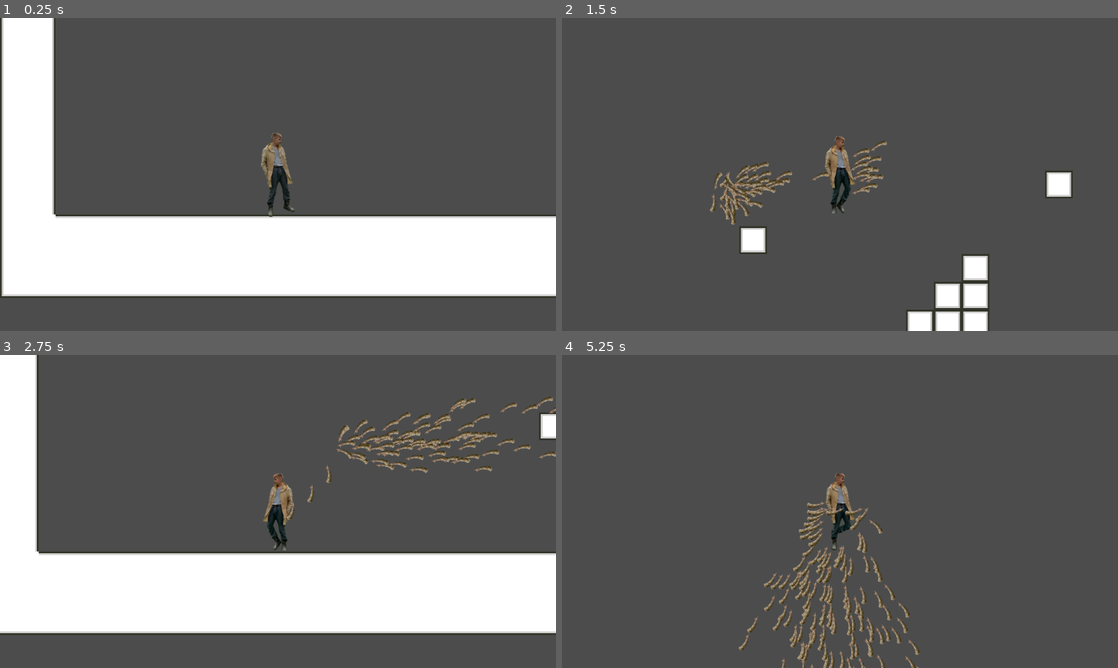
Above: before the commit, frames 1-4 (two rows, left to right).
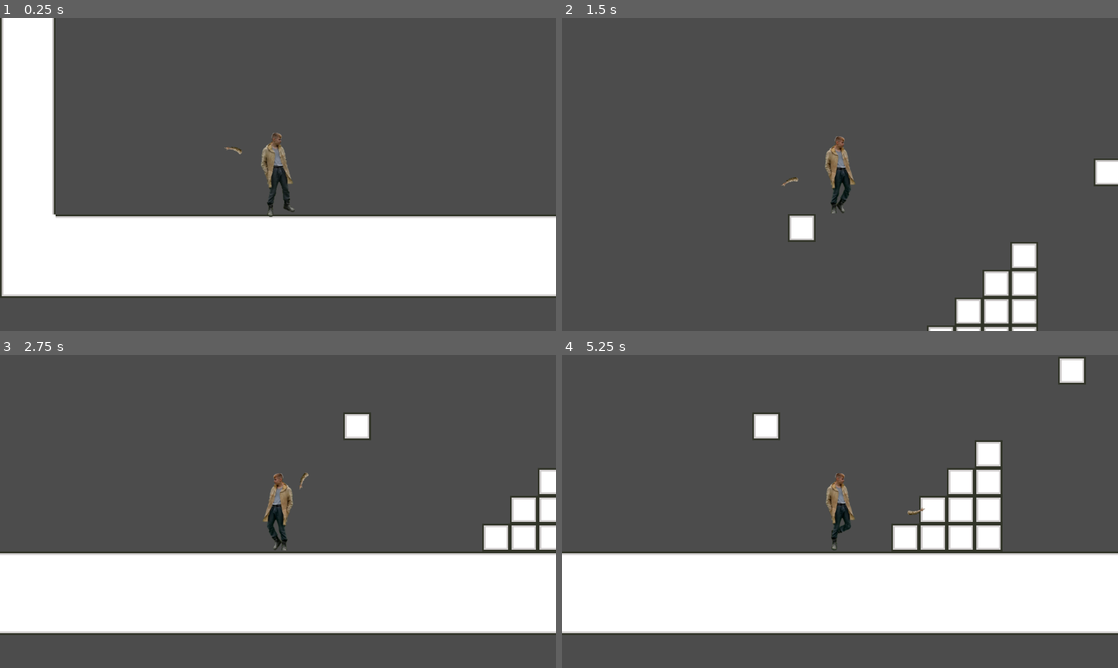
Above: after the commit, the same moments.

Repository: DrOnGeE/Artems-Geyms
Game: Godot game, scene res://SCN/BASICS_DEMO_LEVEL.tscn
The game is run twice, just before and just after one commit, with the same random seed, the same clock (stepped at 60 frames per second) and the same inputs.
Inputs (mouse positions are in pixels of both pictures, inside the frame that each line leads up to):
- Up to frame 1 (0.25 s): no input
- Up to frame 2 (1.5 s): tap Enter at 0.5 s; move the mouse to (962, 158) at 0.52 s; press the mouse at (962, 158) at 0.53 s; hold D (player_right) from 0.53 s (still down); tap Space (player_jump) at 0.77 s; move the mouse to (728, 190) at 1.27 s; release the mouse at (728, 190) at 1.28 s; click (728, 190) at 1.35 s
- Up to frame 3 (2.75 s): tap Space (player_jump) at 1.52 s; move the mouse to (333, 442) at 2.02 s; release D (player_right) at 2.03 s; press the mouse at (333, 442) at 2.03 s; hold A (player_left) from 2.03 s (still down)
- Up to frame 4 (5.25 s): move the mouse to (812, 574) at 2.77 s; release A (player_left) at 2.78 s; release the mouse at (812, 574) at 2.78 s; hold D (player_right) 2.78-4.28 s; click (812, 574) at 2.85 s; tap Space (player_jump) at 3.02, 3.77, 4.52 s; move the mouse to (1006, 558) at 3.52 s; press the mouse at (1006, 558) at 3.53 s; move the mouse to (673, 464) at 4.27 s; release the mouse at (673, 464) at 4.28 s; hold A (player_left) 4.28-5.03 s; click (673, 464) at 4.35 s; move the mouse to (867, 511) at 5.02 s; press the mouse at (867, 511) at 5.03 s; hold D (player_right) from 5.03 s (still down)

The runs differ from the first frame. In frame 1, less than 0.1% of the frame differs, in the area x 40-44%, y 41-44%; in frame 2, 7.3%; in frame 3, 9.2%; in frame 4, 33%, in the area x 0-100%, y 0-100%.

Commit message:
Well, that's something :/

Diff:
--- a/Artem's Adventure/OBJ/HAND.tscn
+++ b/Artem's Adventure/OBJ/HAND.tscn
@@ -6,11 +6,39 @@
 [sub_resource type="CircleShape2D" id=1]
 radius = 7.07107
 
+[sub_resource type="CircleShape2D" id=2]
+radius = 12.0
+
 [node name="KinematicBody2D" type="KinematicBody2D"]
 script = ExtResource( 2 )
 
 [node name="Sprite" type="Sprite" parent="."]
+position = Vector2( 117, -0.5 )
 texture = ExtResource( 1 )
+__meta__ = {
+"_edit_group_": true
+}
 
 [node name="CollisionShape2D" type="CollisionShape2D" parent="."]
+position = Vector2( 117, -0.5 )
 shape = SubResource( 1 )
+disabled = true
+__meta__ = {
+"_edit_group_": true
+}
+
+[node name="EdgePosition" type="Position2D" parent="."]
+visible = false
+position = Vector2( 131, -4 )
+
+[node name="Area2D" type="Area2D" parent="."]
+position = Vector2( 133, 0 )
+__meta__ = {
+"_edit_group_": true
+}
+
+[node name="CollisionShape2D" type="CollisionShape2D" parent="Area2D"]
+shape = SubResource( 2 )
+
+[connection signal="mouse_entered" from="Area2D" to="." method="_on_Area2D_mouse_entered"]
+[connection signal="mouse_exited" from="Area2D" to="." method="_on_Area2D_mouse_exited"]
--- a/Artem's Adventure/OBJ/PLAYER.tscn
+++ b/Artem's Adventure/OBJ/PLAYER.tscn
@@ -1,10 +1,11 @@
-[gd_scene load_steps=8 format=2]
+[gd_scene load_steps=9 format=2]
 
 [ext_resource path="res://IMG/sprite_player_stub.png" type="Texture" id=1]
 [ext_resource path="res://SRC/player_movement.gd" type="Script" id=2]
 [ext_resource path="res://IMG/sprite_player_move2.png" type="Texture" id=3]
 [ext_resource path="res://IMG/sprite_player_move3.png" type="Texture" id=4]
 [ext_resource path="res://IMG/sprite_player_move1.png" type="Texture" id=5]
+[ext_resource path="res://OBJ/HAND.tscn" type="PackedScene" id=6]
 
 [sub_resource type="SpriteFrames" id=2]
 animations = [ {
@@ -35,3 +36,5 @@
 [node name="CollisionShape2D" type="CollisionShape2D" parent="."]
 position = Vector2( 1, -2.0625 )
 shape = SubResource( 3 )
+
+[node name="Hand" parent="." instance=ExtResource( 6 )]
--- a/Artem's Adventure/SRC/hand_movement.gd
+++ b/Artem's Adventure/SRC/hand_movement.gd
@@ -1,21 +1,44 @@
 extends KinematicBody2D
 
-export (int) var speed = 3000
+export (int) var speed = 500
+export (int) var move_back_speed = 200
 
 var velocity = Vector2()
+var pre_position = position
 
 func _ready():
+	#self.hide()
 	self.show()
+	#pre_position = position
 
 func _process(delta):
 	velocity = Vector2()
+	look_at(get_global_mouse_position())
+	#if(position != pre_position):
+	#	velocity = Vector2(-move_back_speed, 0)
+	#	print(position, "\t", pre_position)
+	if Input.is_action_just_pressed("hand_activate"):
+		pre_position = position
+		#print("pressed")
 	if Input.is_action_pressed("hand_activate"):
-		self.show()
-		look_at(get_global_mouse_position())
+		#self.show()
 		velocity = Vector2(speed, 0).rotated(rotation)
 
+	if Input.is_action_just_released("hand_activate"):
+		position = pre_position
+		#print("released")
+
 func _unhandled_input(event):
+	#self.hide()
 	self.show()
 
 func _physics_process(delta):
 	velocity = move_and_slide(velocity)
+
+
+func _on_Area2D_mouse_entered():
+	print("got it")
+
+
+func _on_Area2D_mouse_exited():
+	print("well")
--- a/Artem's Adventure/SRC/player_movement.gd
+++ b/Artem's Adventure/SRC/player_movement.gd
@@ -16,8 +16,8 @@
 		velocity.x -= speed
 		$AnimatedSprite.play("walk")
 		$AnimatedSprite.flip_h = true
-	if Input.is_action_pressed("hand_activate"):
-		shoot()
+	#if Input.is_action_pressed("hand_activate"):
+		#shoot()
 	if velocity.x == 0:
 		$AnimatedSprite.play("staying")
 
@@ -29,12 +29,11 @@
 		if is_on_floor():
 			velocity.y = jump_speed
 
-const bulletPath = preload('res://OBJ/HAND.tscn')
-
-func shoot():
-	var bullet = bulletPath.instance()
-
-	get_parent().add_child(bullet)
-	bullet.position = self.position
-
-	bullet.velocity = get_global_mouse_position() - bullet.position
+#const bulletPath = preload('res://OBJ/HAND.tscn')
+#func shoot():
+#	var bullet = bulletPath.instance()
+#
+#	get_parent().add_child(bullet)
+#	bullet.position = self.position
+#
+#	bullet.velocity = get_global_mouse_position() - bullet.position
Not shown: 1 places in Artem's Adventure/OBJ/HAND.tscn that only renumber resources
